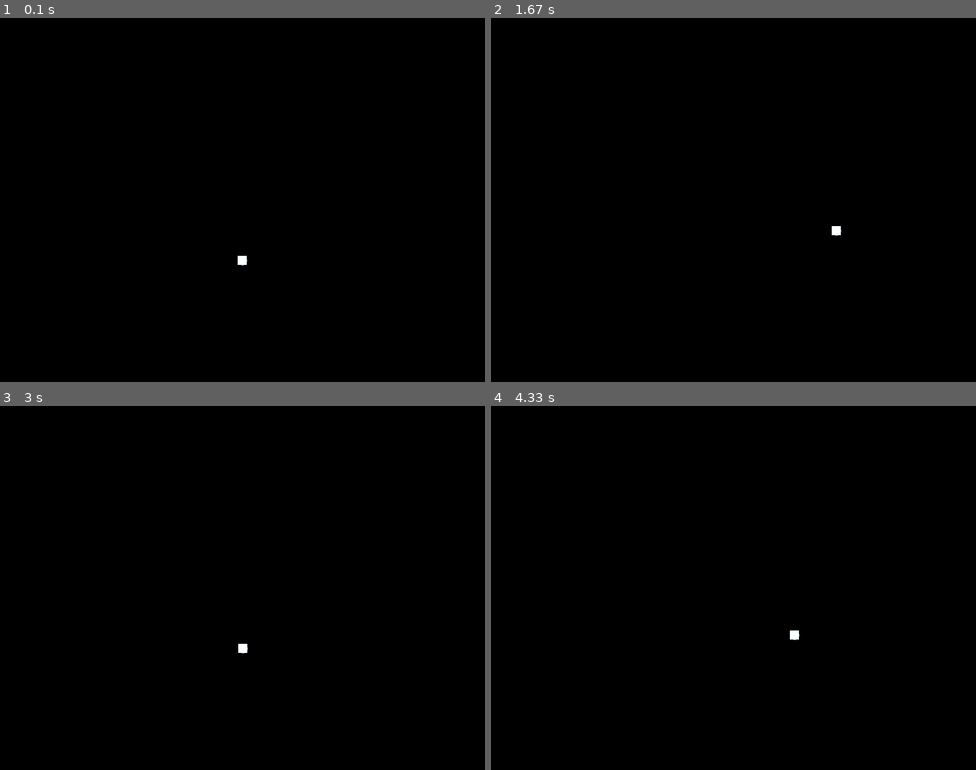
Above: before the commit, frames 1-4 (two rows, left to right).
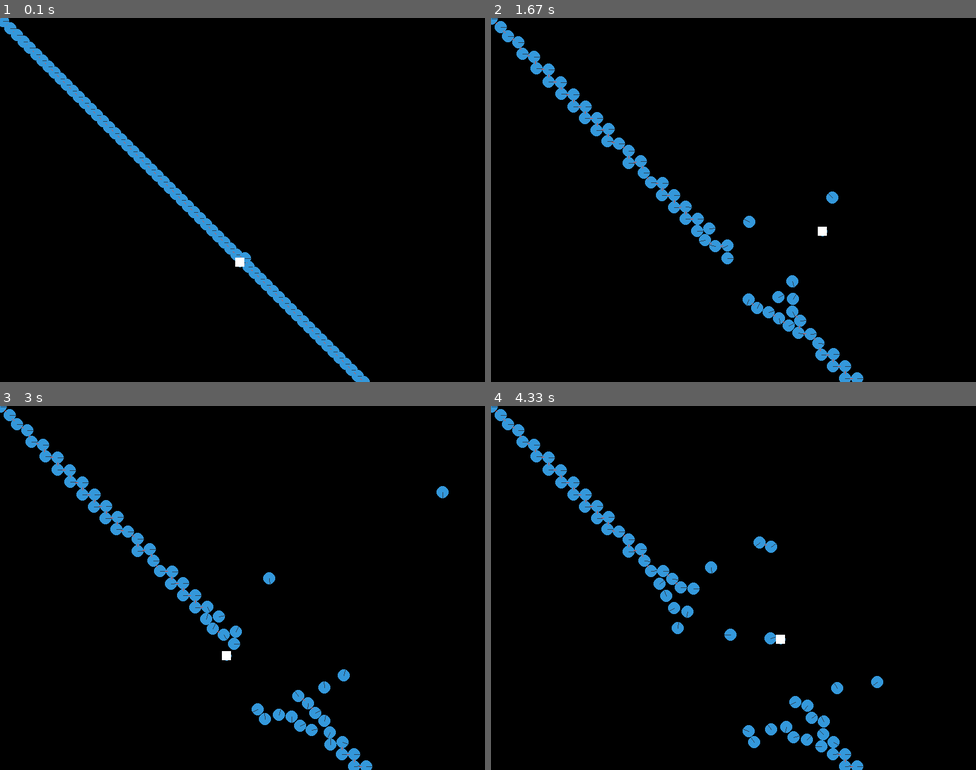
Above: after the commit, the same moments.

Repository: LGgameLAB/Fun-with-pygame-D
Game: pygame game, started from main.py
The game is run twice, just before and just after one commit, with the same random seed, the same clock (stepped at 60 frames per second) and the same inputs.
Inputs:
- Up to frame 1 (0.1 s): no input
- Up to frame 2 (1.67 s): hold Right 0.33-0.8 s; hold Up 0.83-1.13 s; hold Right 1.17-1.63 s
- Up to frame 3 (3 s): hold Left 1.67-2.2 s; hold Down 2.23-2.53 s; hold Left 2.57-2.97 s
- Up to frame 4 (4.33 s): hold Up 3-3.37 s; hold Right 3.4-4.03 s; hold Down from 4.07 s (still down)

The runs differ from the first frame. In frame 1, 3.2% of the frame differs, in the area x 0-77%, y 0-100%; in frame 2, 3.8%; in frame 3, 3.8%, in the area x 0-93%, y 0-100%; in frame 4, 3.8%.

Commit message:
Few edits to rendering pipeline

Diff:
--- a/src/game.py
+++ b/src/game.py
@@ -10,22 +10,27 @@
 	"""Wrapper for pygame window
 	"""
 
-	def __init__(self):
+	def __init__(self, game):
+		self.game = game
 		self.window = pygame.display.set_mode((WIDTH, HEIGHT))
-		self.layer0 = pygame.Surface((WIDTH, HEIGHT))
+		self.base = pygame.Surface((WIDTH, HEIGHT)).convert()
+		self.spritelayer = pygame.sprite.Group()
 
 	def refresh(self):
-		self.layer0.fill(BLACK)
+		self.base.fill(BLACK)
 
 	def render(self):
-		self.window.blit(self.layer0, (0,0))
+		for sprite in self.spritelayer:
+			sprite.draw(self.base)
+		self.window.blit(self.base, (0,0))
+		pygame.display.set_caption(str(round(self.game.clock.get_fps())))
 
 class Game:
 	def __init__(self, flags: list = []):
 		self.clock = pygame.time.Clock()
 		self.sprites = pygame.sprite.Group()
 		self.entities = []
-		self.screen = Screen()
+		self.screen = Screen(self)
 		self.world = World(self)
 		self.player = Player(self)
 
@@ -35,9 +40,7 @@
 			self.get_events()
 			self.update()
 			self.render()
-			self.clock.tick(60)
-
-
+			self.clock.tick(FPS)
 
 	def update(self):
 		self.world.update()
@@ -46,9 +49,6 @@
 	def render(self):
 		self.screen.refresh()
 		self.world.render()
-		for sprite in self.sprites:
-			sprite.draw(self.screen.layer0)
-
 		self.screen.render()
 		pygame.display.update()
 
--- a/src/physics.py
+++ b/src/physics.py
@@ -9,12 +9,12 @@
 		self.game = game
 		self.space = pymunk.Space()
 		self.space.gravity = 0.0, 0.0
-		self.options = pymunk.pygame_util.DrawOptions(game.screen.layer0)
+		self.options = pymunk.pygame_util.DrawOptions(game.screen.base)
 
 		# Makes a bunch of balls for funsies
-		# for x in range(99):
-		# 	self.space.add(*self.ball((10*x, 10*x)))
-		# self.space.bodies[0].apply_impulse_at_local_point((999, 999), (0, 0))
+		for x in range(99):
+			self.space.add(*self.ball((10*x, 10*x)))
+		self.space.bodies[0].apply_impulse_at_local_point((999, 999), (0, 0))
 
 	def ball(self, p = (20, 20)):
 		body = pymunk.Body(100, 100)
@@ -30,7 +30,8 @@
 
 	def render(self):
 		self.space.debug_draw(self.options)
-		pass
 
 	def update(self):
+		# print(self.game.clock.get_time())
+		# print(FIXED_DT)
 		self.space.step(FIXED_DT)
--- a/src/player.py
+++ b/src/player.py
@@ -4,12 +4,12 @@
 class Player(pygame.sprite.Sprite):
 
 	# movement speed and dampening rate
-	speed = 100
-	damp = 0.8
+	speed = 220
+	damp = 0.97
 
 	def __init__(self, game):
 		self.game = game
-		super().__init__((game.sprites))
+		super().__init__((game.sprites, game.screen.spritelayer))
 
 		self.init_physics()
 
@@ -52,6 +52,10 @@
 	def update(self) -> None:
 		self.move()
 
-	def draw(self, win: pygame.Surface):
+	def draw(self, win: pygame.Surface, transform = None):
 		x, y = self.body.position
-		pygame.draw.rect(win, settings.WHITE, (x-7.5, y-7.5, 15, 15))
+		if not transform:
+			pygame.draw.rect(win, settings.WHITE, (x-7.5, y-7.5, 15, 15))
+		else:
+			x, y = transform(self.body.position)
+			pygame.draw.rect(win, settings.WHITE, (x-7.5, y-7.5, 15, 15))
--- a/src/settings.py
+++ b/src/settings.py
@@ -2,8 +2,9 @@
 
 WIDTH, HEIGHT = 800, 600
 COLLTYPE_BALL = 2
-FPS = 30
+FPS = 60
 FIXED_DT = 1/FPS
+
 def flipy(y_value):
 	return HEIGHT - y_value
 
